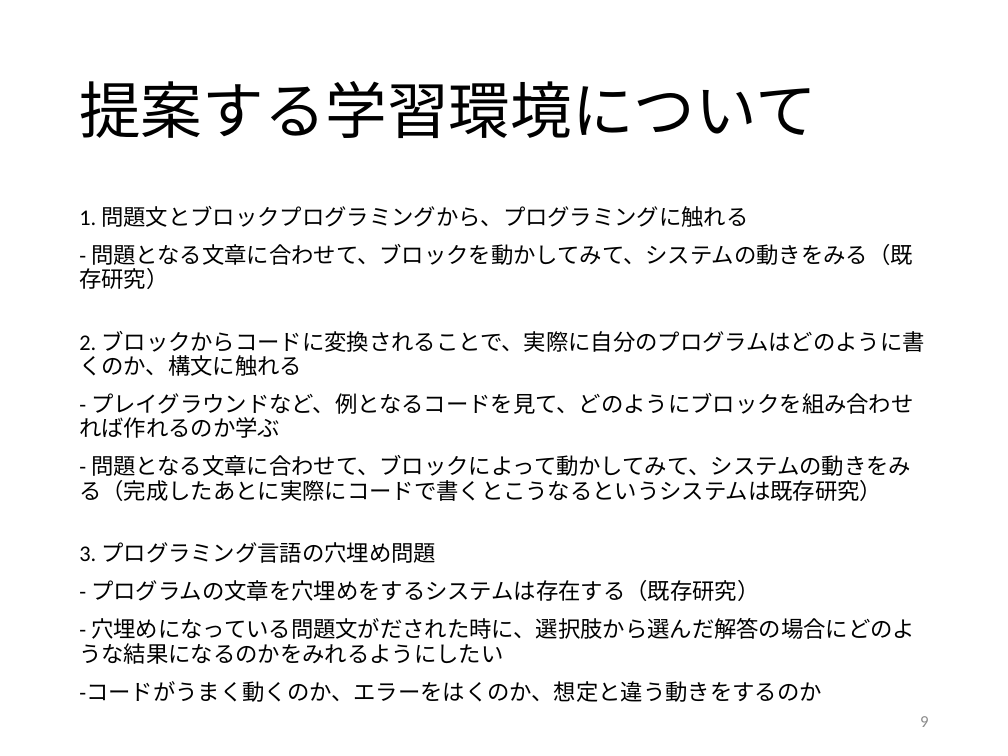
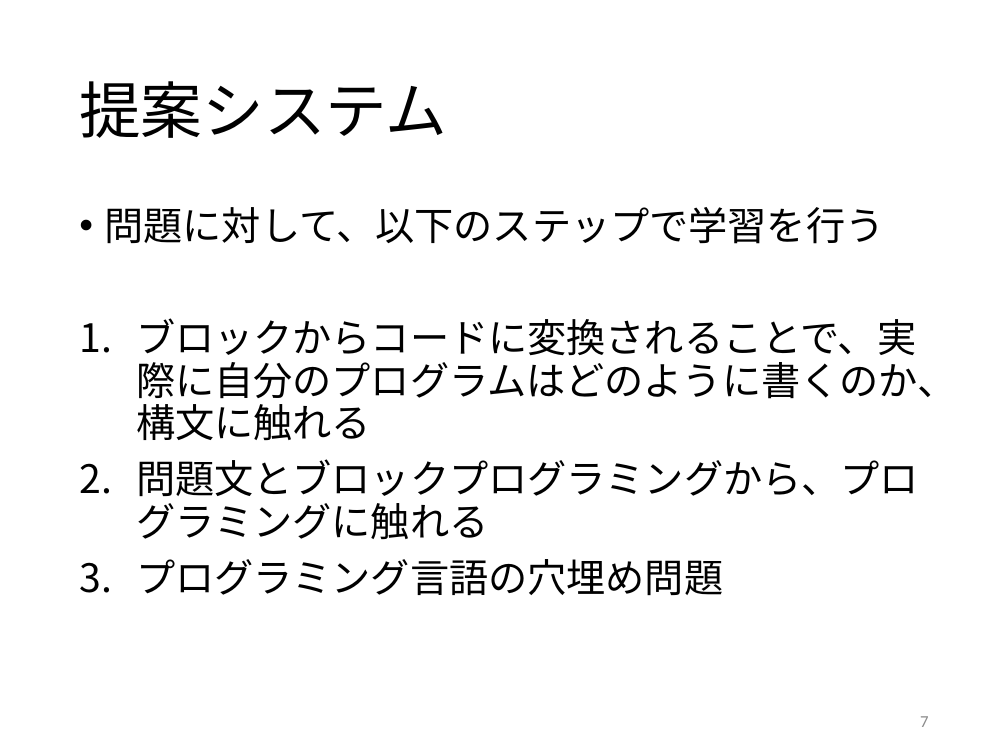
Before and after one commit to kait-takanolab/1821121-shimaoka-thesis, a slide deck: slide 7 of 1821121_shimaoka_sotsuken.pptx (slide 9 before the commit). Drawn at 1008x756 pixels with LibreOffice and Linux fonts; fonts in the diff are those of the drawing. Boxes give left, top, right and bottom in pixels: in the first picture for what was removed or moved away, otherwise in the second. Text is boxed around its words. In the diff, an @@ line names an element or a change of style, - is before the commit and + after.

Commit message:
PP 課題と提案について変更

```diff
--- a/1821121_shimaoka_sotsuken.pptx
+++ b/1821121_shimaoka_sotsuken.pptx
@@ title at [79,81,447,138]: text changed @@
-提案する学習環境について
+提案システム
@@ text at [105,207,956,596]: text changed; size 16 to 28 pt @@
-1. 問題文とブロックプログラミングから、プログラミングに触れる
-- 問題となる文章に合わせて、ブロックを動かしてみて、システムの動きをみる（既存研究）
-2. ブロックからコードに変換されることで、実際に自分のプログラムはどのように書くのか、構文に触れる
-- プレイグラウンドなど、例となるコードを見て、どのようにブロックを組み合わせれば作れるのか学ぶ
-- 問題となる文章に合わせて、ブロックによって動かしてみて、システムの動きをみる（完成したあとに実際にコードで書くとこうなるというシステムは既存研究）
-3. プログラミング言語の穴埋め問題
-- プログラムの文章を穴埋めをするシステムは存在する（既存研究）
-- 穴埋めになっている問題文がだされた時に、選択肢から選んだ解答の場合にどのような結果になるのかをみれるようにしたい
--コードがうまく動くのか、エラーをはくのか、想定と違う動きをするのか
+• 問題に対して、以下のステップで学習を行う
+1. ブロックからコードに変換されることで、実際に自分のプログラムはどのように書くのか、構文に触れる
+2. 問題文とブロックプログラミングから、プログラミングに触れる
+3. プログラミング言語の穴埋め問題
@@ page number at [920,716,928,727]: text changed @@
-9
+7
```
Also in this commit, not shown: 4 other slides changed, 1 slide added.
